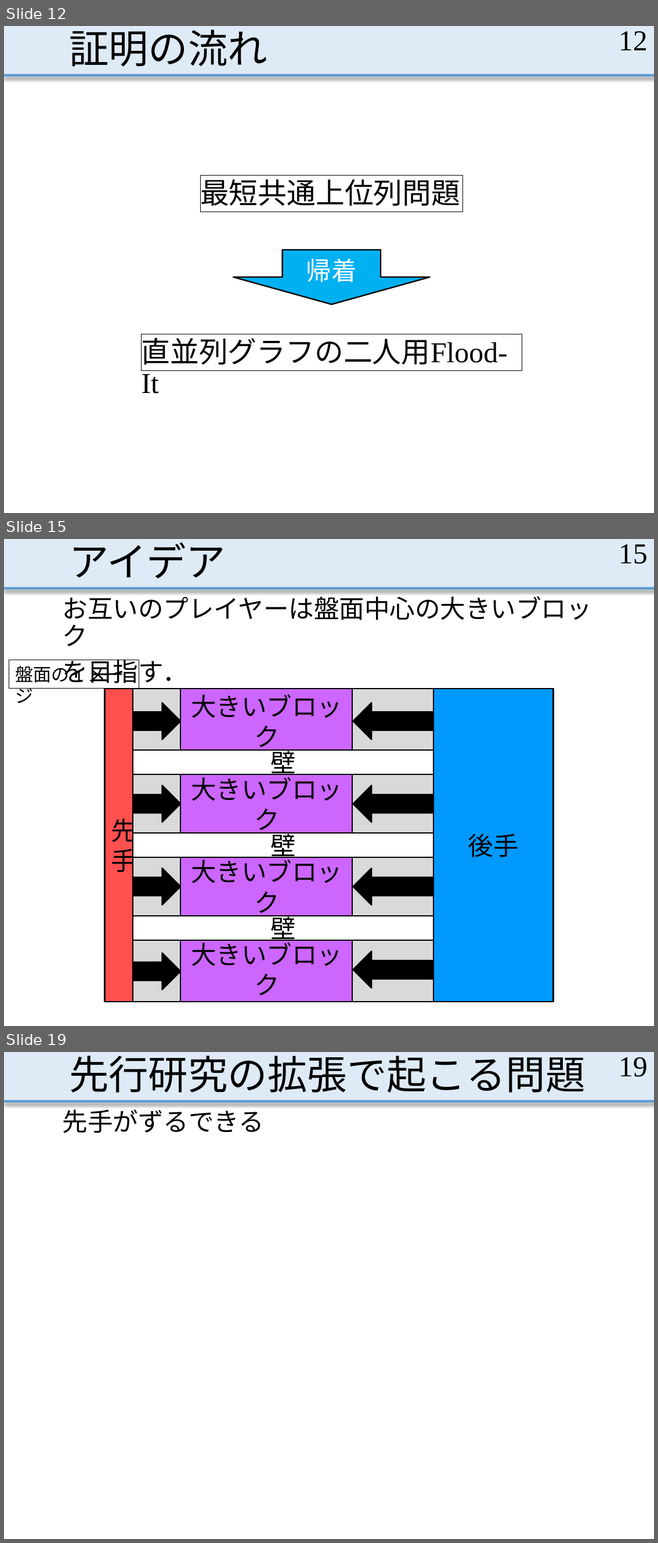
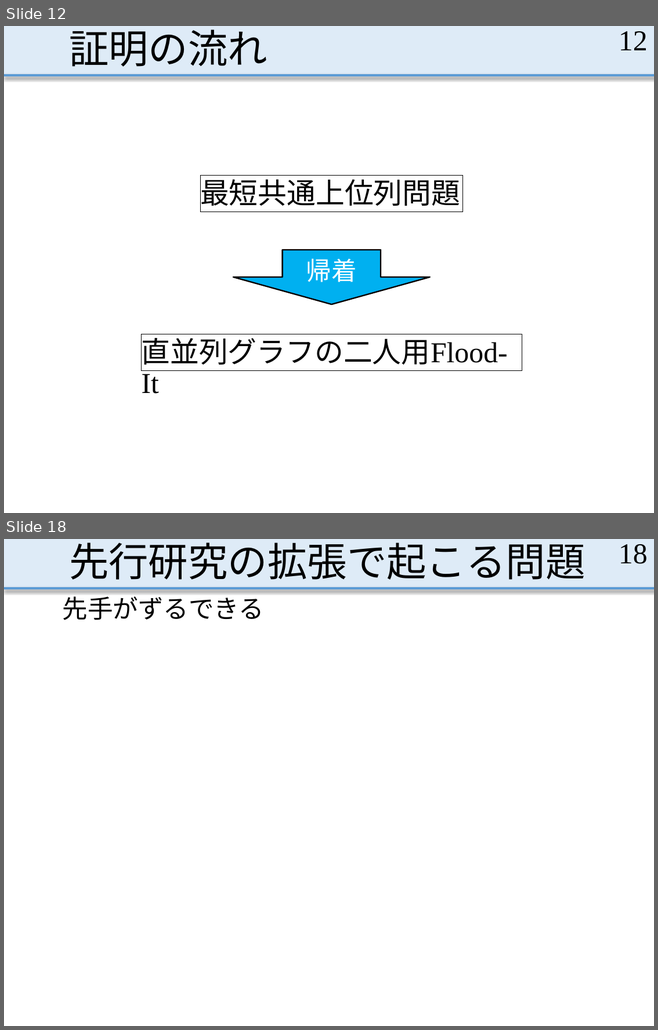
Before and after one commit to MasayaOda/SR, a slide deck: 191120oda.pptx. Shown one above the other, each under a label of ours: slides 12, 15 and 19 before the commit, slides 12 and 18 after it; the slides between them are not shown. The pictures are 658x1543 and 658x1030 pixels, drawn with LibreOffice and Linux fonts; fonts in the diff are those of the drawing. Boxes give left, top, right and bottom in pixels: in the first picture for what was removed or moved away, otherwise in the second. Text is boxed around its words. In the diff, an @@ line names an element or a change of style, - is before the commit and + after.

```diff
--- a/191120oda.pptx
+++ b/191120oda.pptx
@@ slide 15 removed at [4, 539, 654, 1026], background #FFFFFF; not listed: 2 template elements that a slide beside it also shows @@
@@ title removed at [69, 542, 226, 578] @@
-アイデア
@@ page number removed at [618, 544, 647, 564] @@
-15
@@ text removed at [63, 592, 592, 687] @@
-お互いのプレイヤーは盤面中心の大きいブロック
-を目指す．
@@ rectangle removed at [9, 660, 139, 689] @@
-盤面のイメージ
@@ group removed at [105, 689, 553, 1002]: 17 rectangles, 8 right arrows @@
-大きいブロック
-大きいブロック
-大きいブロック
-大きいブロック
-先手
-後手
-壁
-壁
-壁
@@ what was slide 19 is now slide 18 @@
@@ page number at [618, 544, 647, 564]: text changed @@
-19
+18
```
Also in this commit, not shown: 2 slides changed, 2 slides added, 2 other slides removed.
